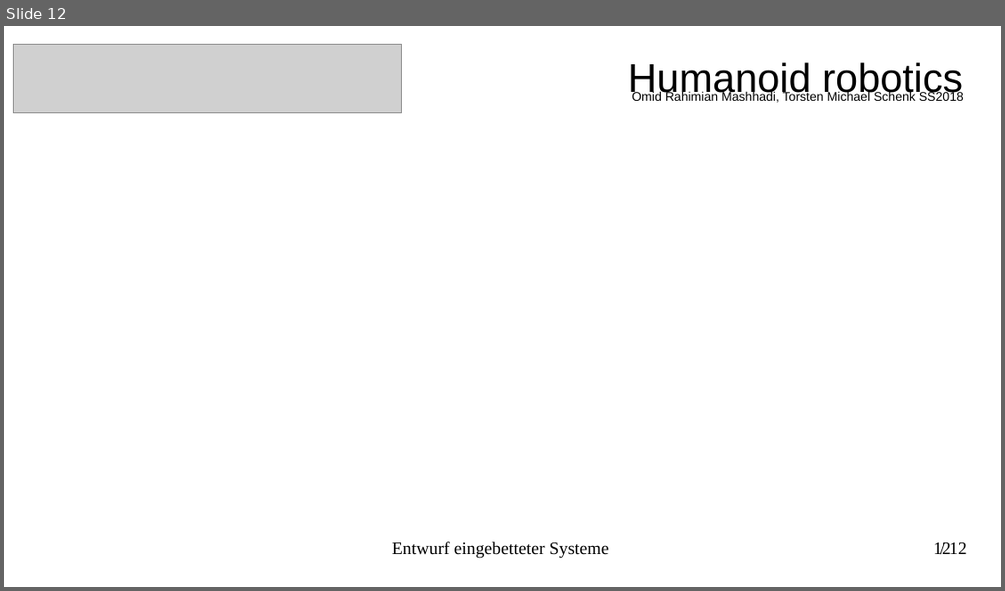
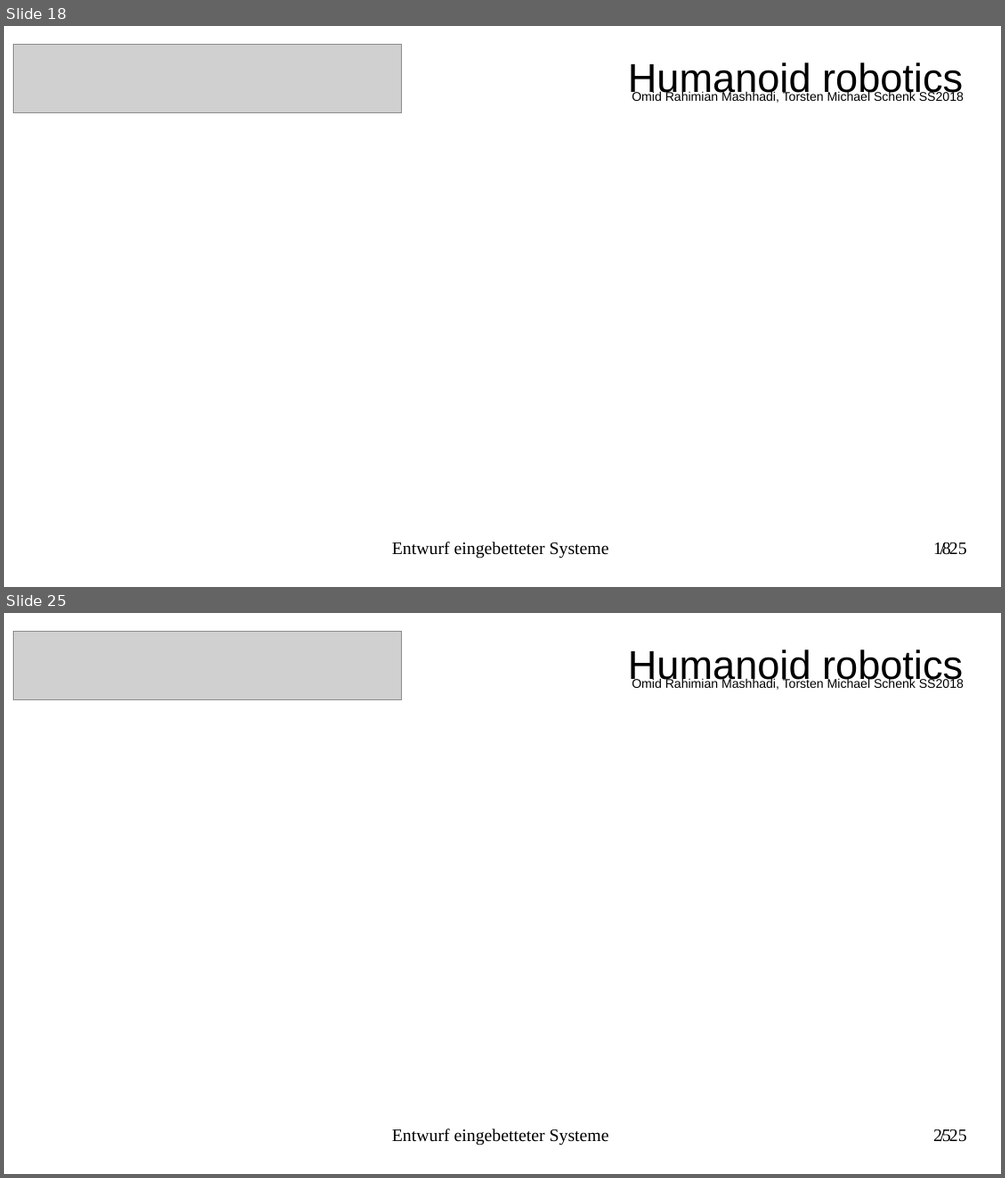
Before and after one commit to torstenschenk/beuth-avatar-ss2018, a slide deck: Presentation/HumanoideRobotic.odp. Shown one above the other, each under a label of ours: slide 12 before the commit, slides 18 and 25 after it; the slides between them are not shown. The pictures are 1005x591 and 1005x1178 pixels, drawn with LibreOffice and Linux fonts; fonts in the diff are those of the drawing; grey boxes stand for pictures. Boxes give left, top, right and bottom in pixels: in the first picture for what was removed or moved away, otherwise in the second. Text is boxed around its words. In the diff, an @@ line names an element or a change of style, - is before the commit and + after.

Commit message:
omid history update

```diff
--- a/Presentation/HumanoideRobotic.odp
+++ b/Presentation/HumanoideRobotic.odp
@@ slide 25 added at [4,613,1001,1174], background #FFFFFF @@
@@ picture added at [13,631,402,700] @@
@@ text added at [628,649,963,686], 32 pt, text #000000 @@
+Humanoid robotics
@@ text added at [631,678,963,690], 10 pt, text #000000 @@
+Omid Rahimian Mashhadi, Torsten Michael Schenk SS2018
@@ text added at [392,1128,609,1145], 14 pt, text #000000 @@
+Entwurf eingebetteter Systeme
@@ text added at [933,1129,951,1142], 14 pt, text #000000 @@
+/ 25
@@ page number added at [949,1129,967,1142], 14 pt, text #000000 @@
+25
@@ what was slide 12 is now slide 18 @@
@@ slide 18 changed as well @@
@@ page number at [933,542,951,555]: text changed @@
-12
+18
@@ text at [949,542,967,555]: text changed @@
-/ 12
+/ 25
```
Also in this commit, not shown: 10 other slides changed, 12 other slides added, 1 other file.
